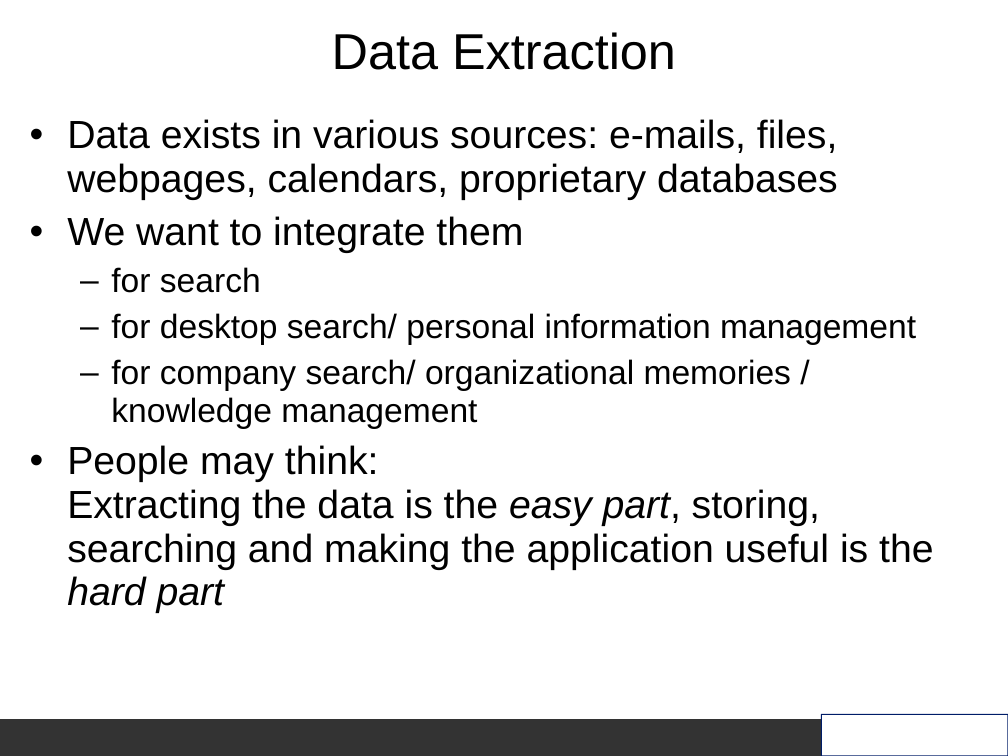
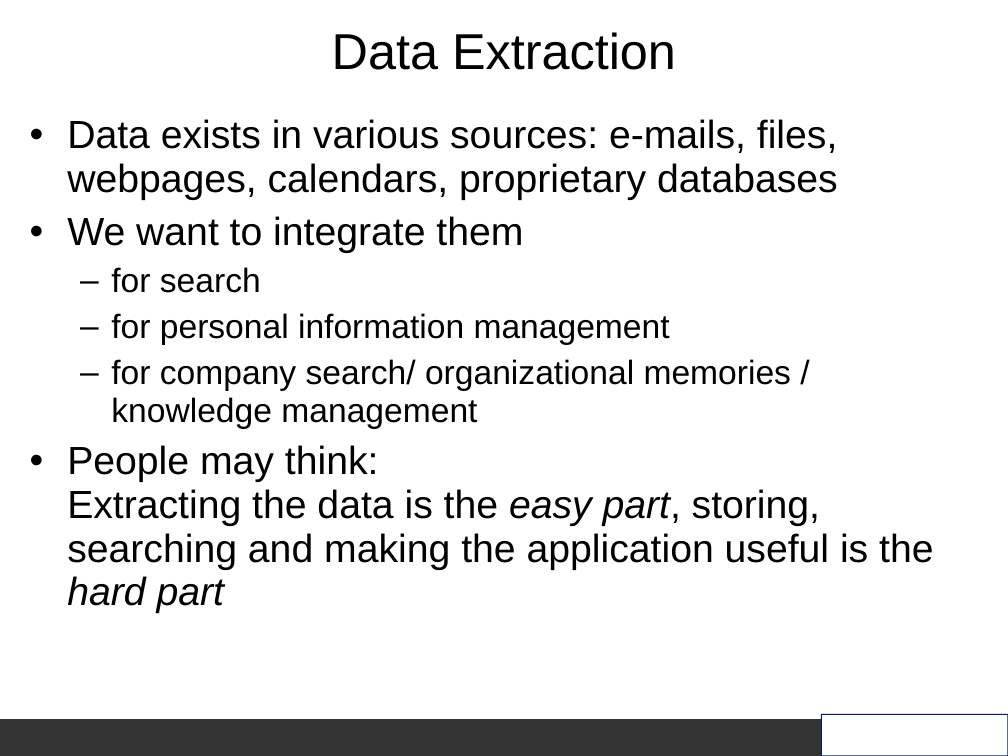
Before and after one commit to aurora/aperture, a slide deck: slide 4 of aperture/doc/Aperture_slides.ppt (slide 3 before the commit). Drawn at 1008x756 pixels with LibreOffice and Linux fonts; fonts in the diff are those of the drawing; background and template pictures are left out. Boxes give left, top, right and bottom in pixels: in the first picture for what was removed or moved away, otherwise in the second. Text is boxed around its words. In the diff, an @@ line names an element or a change of style, - is before the commit and + after.

```diff
--- a/aperture/doc/Aperture_slides.ppt
+++ b/aperture/doc/Aperture_slides.ppt
@@ text at (111, 313, 670, 345): text changed @@
-  – for desktop search/ personal information management
+  – for personal information management
```
Also in this commit, not shown: 11 other slides changed, 5 slides added, 1 slide removed, 1 other file.
